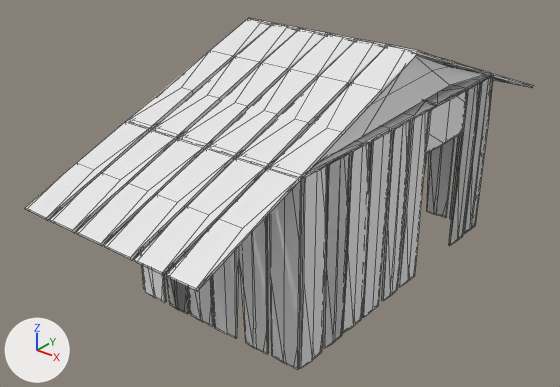
What one commit did to the Blender file Serra Negra/Assets/Resources/3D Objects/Models/Cabana.blend.
Rendered twice from a camera (50 mm lens) standing at (21.4, -29.6, 28.4) and looking at (-8.2, 7.3, 5.5). The lights are fixed; the arrows at lower left show +X, +Y and +Z. Mesh edges are drawn as thin lines.
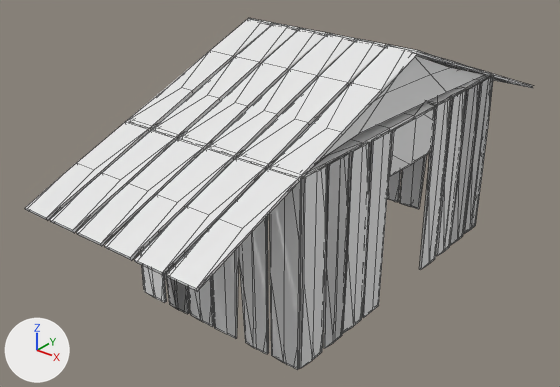
The change in detail:
me_cube_033 has 1144 vertices, 819 faces and spans x -1.0..1.0, y -17.1..5.4, z -3.6..129.1.
me_cube_033 is used by ob_cube_025; location (-12.81, 15.83, 6.0); rotation (0.0, 1.571, 0.0), in degrees (0, 90, 0); scale (6.0, 1.0, 0.1).
me_cube_033 part 1: the loose piece of 29 vertices spanning x -1.0..1.0, y -5.9..-3.9, z 127.1..129.1 is moved by (0.0, 2.9, 0.0).
me_cube_033 part 2: the loose piece of 31 vertices spanning x -1.0..1.0, y -8.2..-6.2, z 127.1..129.1 is moved by (0.0, 7.3, 0.0).
me_cube_033 part 3: the loose piece of 29 vertices spanning x -1.0..-0.5, y -3.8..1.2, z 127.1..129.1 is moved by (0.0, -4.4, 0.0).
Object 'Plane' (ob_plane) turns from (0, 90, 0) to (0, 90, 180) degrees about x, y and z.

Boxes [x1, y1, x2, y2] around the edits, measured in the pictures (560 x 387 px; the box of a moved part takes in the faces that stretch with it):
'Plane', turned: before [316, 55, 485, 164]; after [321, 56, 483, 159]
part 1 of me_cube_033, moved or reshaped: before [398, 110, 429, 287]; after [419, 98, 451, 270]
part 2 of me_cube_033, moved or reshaped: before [382, 120, 411, 300]; after [436, 90, 466, 256]
part 3 of me_cube_033, moved or reshaped: before [426, 90, 467, 154]; after [389, 107, 435, 177]
